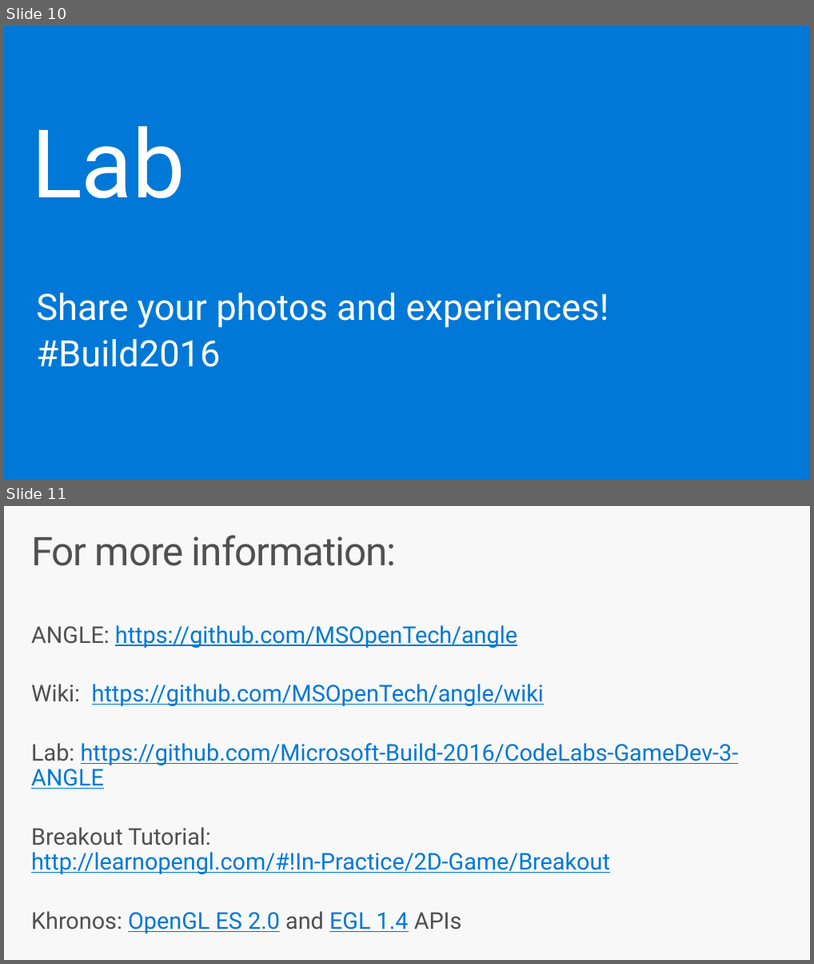
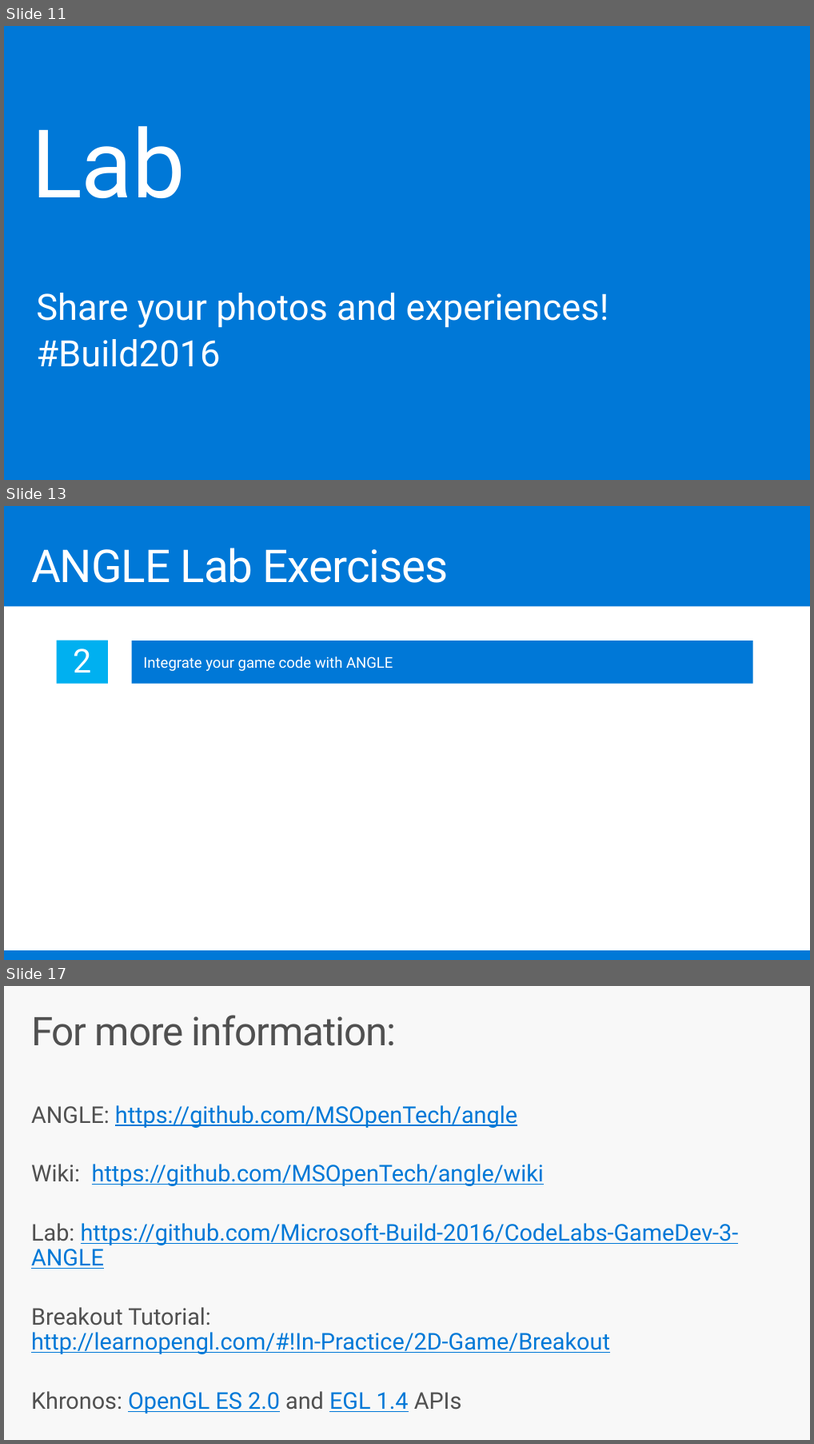
Before and after one commit to Microsoft-Build-2016/CodeLabs-GameDev-3-ANGLE, a slide deck: Presentation.pptx. Shown one above the other, each under a label of ours: slides 10 and 11 before the commit, slides 11, 13 and 17 after it; the slides between them are not shown. The pictures are 814x964 and 814x1444 pixels, drawn with LibreOffice and Linux fonts; fonts in the diff are those of the drawing. Boxes give left, top, right and bottom in pixels: in the first picture for what was removed or moved away, otherwise in the second. Text is boxed around its words. In the diff, an @@ line names an element or a change of style, - is before the commit and + after.

Commit message:
updated slides with exercises

```diff
--- a/Presentation.pptx
+++ b/Presentation.pptx
@@ slide 13 added at [4,506,810,960], background #0078D7 @@
@@ title added at [31,548,449,583], 55.1 pt, text #FFFFFF @@
+ANGLE Lab Exercises
@@ rectangle added at [4,606,810,949], fill #FFFFFF @@
@@ rectangle added at [56,640,108,684], fill #00B0F0, 40 pt, text #FFFFFF @@
+2
@@ rectangle added at [131,640,753,684], fill #0078D7, 18 pt, text #FFFFFF @@
+Integrate your game code with ANGLE
@@ what was slide 10 is now slide 11 @@
@@ what was slide 11 is now slide 17 @@
```
Also in this commit, not shown: 3 slides changed, 5 other slides added.
